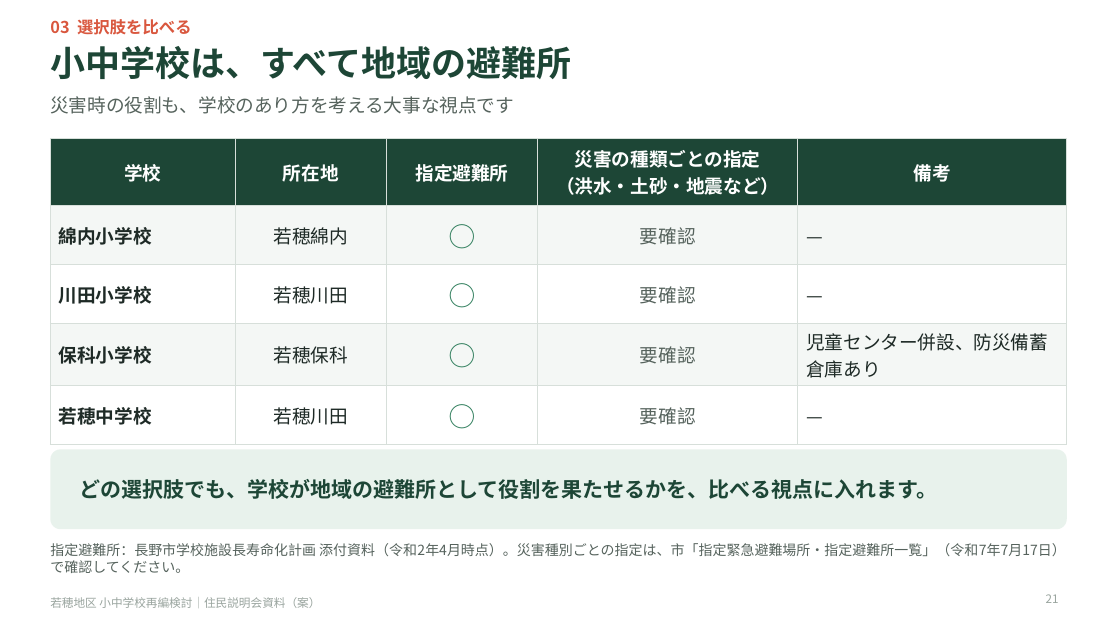
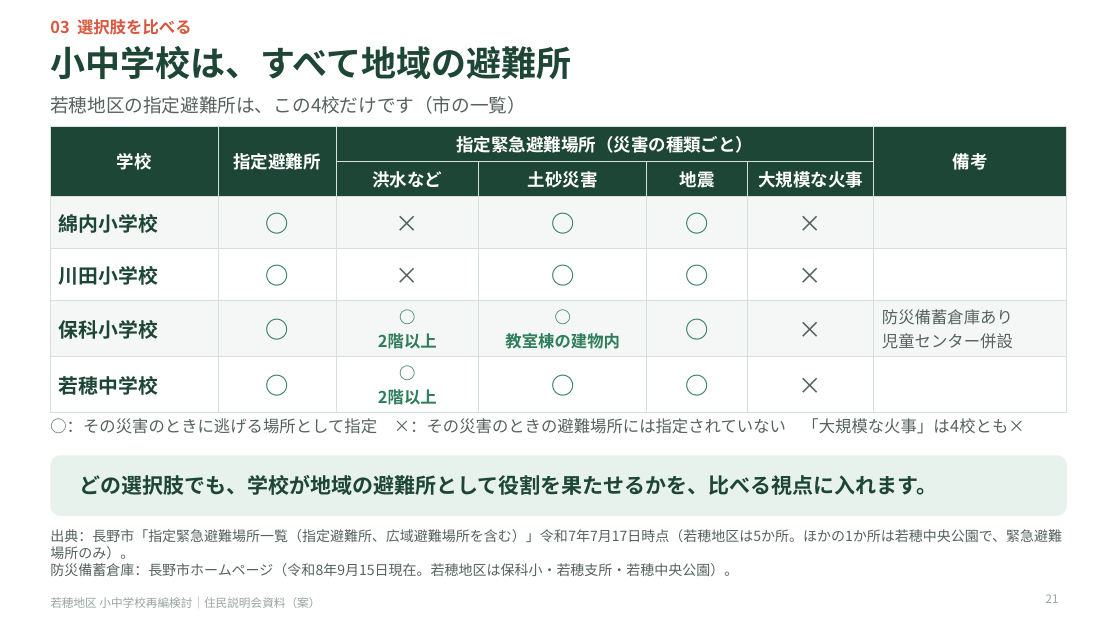
Before and after one commit to Masaki12008/GS, a slide deck: slide 21 of output/若穂地区_住民説明会資料_投影用.pptx. Drawn at 1120x630 pixels with LibreOffice and Linux fonts; fonts in the diff are those of the drawing. Boxes give left, top, right and bottom in pixels: in the first picture for what was removed or moved away, otherwise in the second. Text is boxed around its words. In the diff, an @@ line names an element or a change of style, - is before the commit and + after.

```diff
--- a/output/若穂地区_住民説明会資料_投影用.pptx
+++ b/output/若穂地区_住民説明会資料_投影用.pptx
@@ text at bbox=[50, 96, 526, 114]: text changed @@
-災害時の役割も、学校のあり方を考える大事な視点です
+若穂地区の指定避難所は、この4校だけです（市の一覧）
@@ table at bbox=[50, 126, 1067, 409] @@
-学校 | 所在地 | 指定避難所 | 災害の種類ごとの指定 / （洪水・土砂・地震など） | 備考
-綿内小学校 | 若穂綿内 | ◯ | 要確認 | —
-川田小学校 | 若穂川田 | ◯ | 要確認 | —
-保科小学校 | 若穂保科 | ◯ | 要確認 | 児童センター併設、防災備蓄倉庫あり
-若穂中学校 | 若穂川田 | ◯ | 要確認 | —
+学校 | 指定避難所 | 指定緊急避難場所（災害の種類ごと） |  |  |  | 備考
+ |  | 洪水など | 土砂災害 | 地震 | 大規模な火事 | 
+綿内小学校 | ○ | × | ○ | ○ | × | 
+川田小学校 | ○ | × | ○ | ○ | × | 
+保科小学校 | ○ | ○ / 2階以上 | ○ / 教室棟の建物内 | ○ | × | 防災備蓄倉庫あり / 児童センター併設
+若穂中学校 | ○ | ○ / 2階以上 | ○ | ○ | × | 
@@ table: place and size @@
-table at bbox=[50, 139, 1067, 429]
+table at bbox=[50, 126, 1067, 409]
@@ text added at bbox=[50, 418, 1024, 434], 14 pt, text #56635D @@
+○：その災害のときに逃げる場所として指定 ×：その災害のときの避難場所には指定されていない 「大規模な火事」は4校とも×
@@ rounded rectangle: place and size @@
-rounded rectangle at bbox=[50, 450, 1067, 529]
+rounded rectangle at bbox=[50, 455, 1067, 516]
@@ rounded rectangle at bbox=[50, 455, 1067, 516]: proportions changed @@
@@ text "どの選択肢でも、学校が地域の避難所として役割を果たせるかを、比べる視点に入れます。": place and size @@
-text "どの選択肢でも、学校が地域の避難所として役割を果たせるかを、比べる視点に入れます。" at bbox=[80, 479, 938, 499]
+text "どの選択肢でも、学校が地域の避難所として役割を果たせるかを、比べる視点に入れます。" at bbox=[80, 475, 938, 495]
@@ text at bbox=[50, 529, 1062, 576]: text changed @@
-指定避難所：長野市学校施設長寿命化計画 添付資料（令和2年4月時点）。災害種別ごとの指定は、市「指定緊急避難場所・指定避難所一覧」（令和7年7月17日）で確認してください。
+出典：長野市「指定緊急避難場所一覧（指定避難所、広域避難場所を含む）」令和7年7月17日時点（若穂地区は5か所。ほかの1か所は若穂中央公園で、緊急避難場所のみ）。
+防災備蓄倉庫：長野市ホームページ（令和8年9月15日現在。若穂地区は保科小・若穂支所・若穂中央公園）。
```
Also in this commit, not shown: 7 other files.
